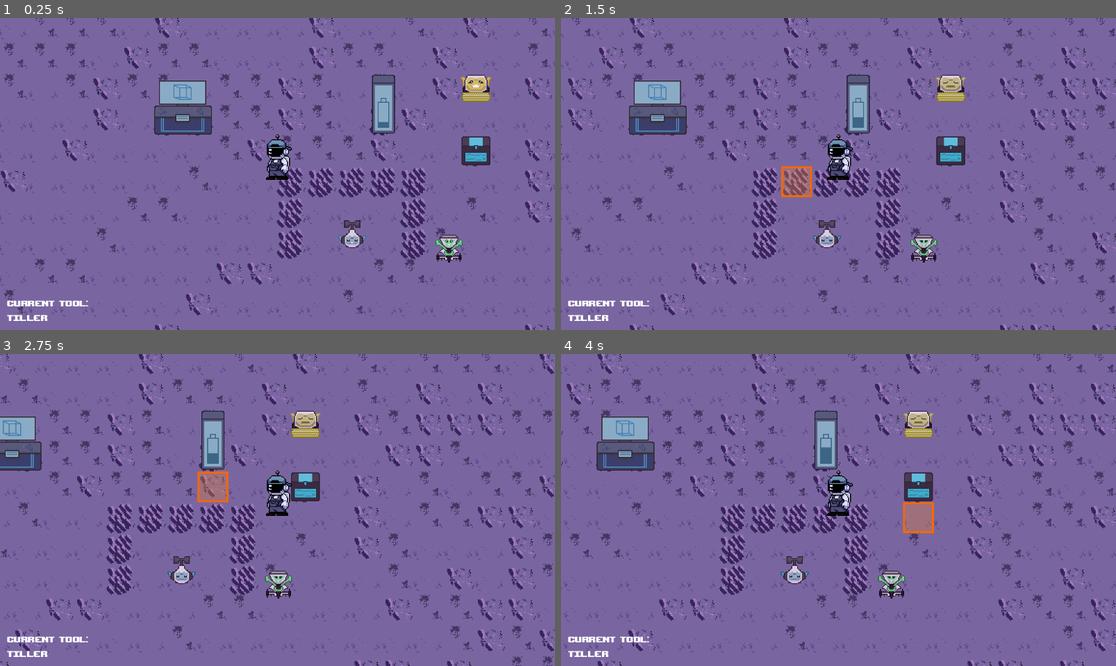
Above: before the commit, frames 1-4 (two rows, left to right).
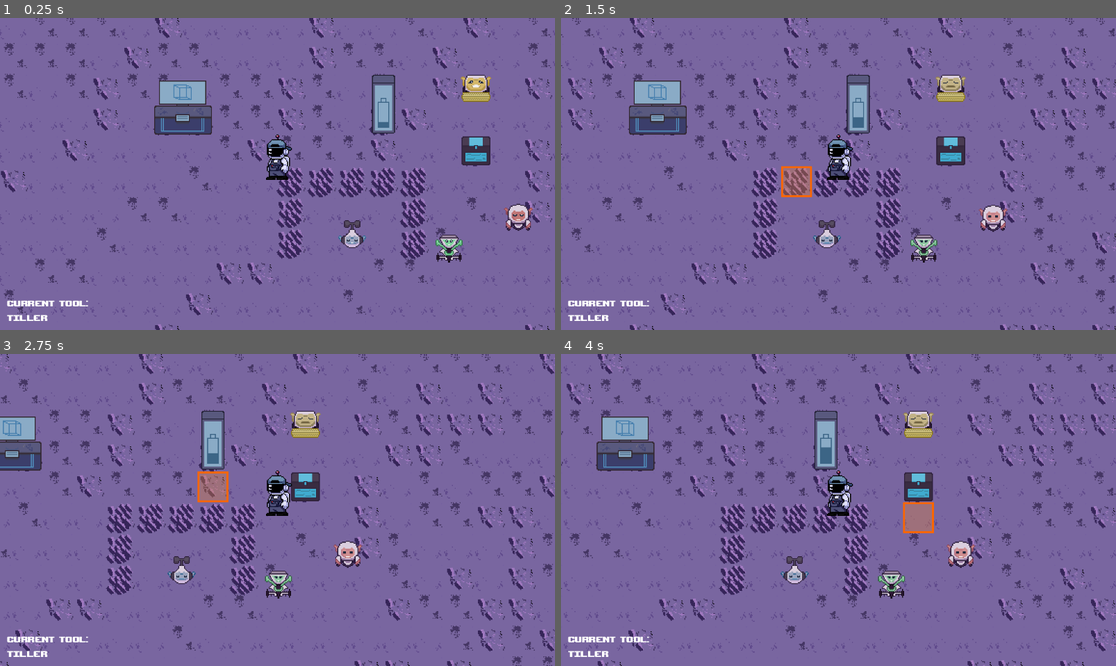
Above: after the commit, the same moments.

Repository: DevFTB/Moonbeam-Meadows
Game: Godot game, scene res://Level/moon.tscn
Same seed, same stepped clock (60 frames per second), same inputs: the game is played once before the commit and once after it.
Inputs (mouse positions are in pixels of both pictures, inside the frame that each line leads up to):
- Up to frame 1 (0.25 s): no input
- Up to frame 2 (1.5 s): tap Enter at 0.5 s; move the mouse to (960, 158) at 0.52 s; hold D (move_right) 0.53-1.25 s; hold E (interact) 0.53-1.25 s; click (960, 158) at 0.67 s; tap F (pickup) at 0.8 s; drag from (727, 189) to (860, 105) at 1.27 s
- Up to frame 3 (2.75 s): tap Space at 2 s; move the mouse to (333, 441) at 2.02 s; hold D (move_right) from 2.03 s (still down); hold E (interact) from 2.03 s (still down); tap F (pickup) at 2.3 s
- Up to frame 4 (4 s): release D (move_right) at 2.75 s; release E (interact) at 2.75 s; drag from (810, 572) to (572, 441) at 2.77 s; move the mouse to (1005, 556) at 3.52 s; hold A (move_left) from 3.53 s (still down); hold 1 (select_tool1) from 3.53 s (still down); tap F (pickup) at 3.8 s

The runs differ from the first frame. In frame 1, 0.3% of the frame differs, in the area x 60-96%, y 59-74%; in frame 2, 0.3%; in frame 3, 0.3%; in frame 4, 0.3%.

Commit message:
added fertiliser robot

Diff:
--- a/GUI/gui_theme.tres
+++ b/GUI/gui_theme.tres
@@ -70,7 +70,8 @@
 border_width_top = 8
 border_width_right = 8
 border_width_bottom = 8
-border_color = Color(0.458824, 0.513726, 0.898039, 1)
+border_color = Color(0.427451, 0.67451, 0.976471, 1)
+border_blend = true
 corner_radius_top_left = 16
 corner_radius_top_right = 16
 corner_radius_bottom_right = 16
--- /dev/null
+++ b/GUI/heading1_label_settings.tscn.tres
@@ -0,0 +1,7 @@
+[gd_resource type="LabelSettings" format=3 uid="uid://ct0g454548ged"]
+
+[resource]
+font_size = 36
+font_color = Color(0.721569, 0.439216, 0.972549, 1)
+outline_size = 8
+outline_color = Color(0, 0, 0, 1)
--- a/Level/DepositBox.gd
+++ b/Level/DepositBox.gd
@@ -77,6 +77,7 @@
 		var inventory = get_inventory(item.item_type)
 		inventory.remove(item, withdrawal[item])
 	pass # Replace with function body.
+
 func get_amount_of_unique_items() -> int:
 	var unique_items : int = 0
 	for child in inventories:
--- a/Level/Fertiliser/fertiliser_lunar_sprinkles.tres
+++ b/Level/Fertiliser/fertiliser_lunar_sprinkles.tres
@@ -1,20 +1,10 @@
-[gd_resource type="Resource" script_class="FertiliserResource" load_steps=5 format=3 uid="uid://d4eq6g7albnb4"]
+[gd_resource type="Resource" script_class="FertiliserResource" load_steps=3 format=3 uid="uid://d4eq6g7albnb4"]
 
-[ext_resource type="Script" path="res://Inventory/InventoryItem.gd" id="1_2u45p"]
+[ext_resource type="Resource" uid="uid://bmhfxgnjn0nux" path="res://Robots/FertiliserRobot/fertiliser_robot_item.tres" id="1_fhj64"]
 [ext_resource type="Script" path="res://Level/Fertiliser/FertiliserResource.gd" id="1_qampo"]
-
-[sub_resource type="AtlasTexture" id="AtlasTexture_iadkx"]
-
-[sub_resource type="Resource" id="Resource_33686"]
-script = ExtResource("1_2u45p")
-item_name = "Lunar Sprinkles"
-item_icon = SubResource("AtlasTexture_iadkx")
-item_type = 2
-buy_price = 8
-sell_price = 0
 
 [resource]
 script = ExtResource("1_qampo")
 fertiliser_name = "Lunar Sprinkles"
 growth_multiplier = 2
-fertiliser_item = SubResource("Resource_33686")
+fertiliser_item = ExtResource("1_fhj64")
--- /dev/null
+++ b/Level/Fertiliser/item_lunar_sprinkles.tres
@@ -0,0 +1,16 @@
+[gd_resource type="Resource" script_class="InventoryItem" load_steps=4 format=3 uid="uid://labeh87uavn3"]
+
+[ext_resource type="Script" path="res://Inventory/InventoryItem.gd" id="1_7w3mx"]
+[ext_resource type="Texture2D" uid="uid://klmhj7adxkvh" path="res://Level/Crops/crop_spritesheet.png" id="1_ma28r"]
+
+[sub_resource type="AtlasTexture" id="AtlasTexture_hxk04"]
+atlas = ExtResource("1_ma28r")
+region = Rect2(192, 32, 32, 32)
+
+[resource]
+script = ExtResource("1_7w3mx")
+item_name = "Lunar Sprinkles"
+item_icon = SubResource("AtlasTexture_hxk04")
+item_type = 2
+buy_price = 20
+sell_price = 10
--- a/Level/moon.tscn
+++ b/Level/moon.tscn
@@ -10,6 +10,7 @@
 [ext_resource type="PackedScene" uid="uid://si140o2awqdt" path="res://Level/Energy Station/energy_station.tscn" id="6_b6ae7"]
 [ext_resource type="Resource" uid="uid://choblhjhtnuhb" path="res://Robots/HarvestingRobot/harvesting_robot_resource.tres" id="6_iruk3"]
 [ext_resource type="Resource" uid="uid://cmt6nt2vgl4uy" path="res://Robots/PlanterRobot/planter_robot_resource.tres" id="7_ohfto"]
+[ext_resource type="Resource" uid="uid://f022kek71od4" path="res://Robots/FertiliserRobot/fertiliser_robot_resource.tres" id="8_0b4mc"]
 [ext_resource type="PackedScene" uid="uid://clviqes13sw1b" path="res://Level/Trade Station/trade_station.tscn" id="8_oo5fl"]
 [ext_resource type="Script" path="res://Level/DepositBox.gd" id="9_fo6d0"]
 [ext_resource type="Script" path="res://Inventory/InventoryComponent.gd" id="9_iadx0"]
@@ -23,6 +24,7 @@
 [ext_resource type="Script" path="res://Level/RobotInteractor.gd" id="11_dymyn"]
 [ext_resource type="Script" path="res://GUI/SelectionMarker.gd" id="12_fbvmq"]
 [ext_resource type="PackedScene" uid="uid://c6jj0bvpw078h" path="res://Level/Quests/quest_display.tscn" id="12_nsnn6"]
+[ext_resource type="Resource" uid="uid://labeh87uavn3" path="res://Level/Fertiliser/item_lunar_sprinkles.tres" id="13_tuac2"]
 [ext_resource type="Theme" uid="uid://c2bxfvlq30rpq" path="res://GUI/gui_theme.tres" id="13_yumjg"]
 [ext_resource type="Script" path="res://Level/Currency/CurrencyGUI.gd" id="14_cssu7"]
 [ext_resource type="Script" path="res://GUI/GUIManager.gd" id="14_qo620"]
@@ -37,6 +39,7 @@
 [ext_resource type="Script" path="res://Level/Currency/CurrencyManager.gd" id="20_wew0j"]
 [ext_resource type="Script" path="res://GUI/InventoryButtonList.gd" id="27_qww4w"]
 [ext_resource type="Script" path="res://GUI/ErrorPassLabel.gd" id="28_48y4d"]
+[ext_resource type="LabelSettings" uid="uid://ct0g454548ged" path="res://GUI/heading1_label_settings.tscn.tres" id="28_boey7"]
 [ext_resource type="Script" path="res://GUI/DepositBoxGUI.gd" id="28_lgf16"]
 [ext_resource type="Script" path="res://GUI/EnergyStationEnergyGUI.gd" id="29_0m65b"]
 [ext_resource type="Resource" uid="uid://bhgci1lelg6mr" path="res://Robots/WateringRobot/water_robot_resource.tres" id="30_acke8"]
@@ -44,6 +47,7 @@
 [ext_resource type="PackedScene" uid="uid://cnbuxj36mxtbt" path="res://Robots/WateringRobot/watering_robot.tscn" id="35_74b3b"]
 [ext_resource type="Script" path="res://GUI/EditingCamera.gd" id="37_irf5s"]
 [ext_resource type="PackedScene" uid="uid://c3ltrvep0lhxi" path="res://Robots/PlanterRobot/planter_robot.tscn" id="40_4ntqc"]
+[ext_resource type="PackedScene" uid="uid://c808s1n3o1ffb" path="res://Robots/FertiliserRobot/fertiliser_robot.tscn" id="44_cxftp"]
 
 [sub_resource type="RectangleShape2D" id="RectangleShape2D_m3fxa"]
 size = Vector2(30, 26)
@@ -81,12 +85,6 @@
 [sub_resource type="LabelSettings" id="LabelSettings_qc2v5"]
 font_size = 48
 font_color = Color(0.8, 0.615686, 0.984314, 1)
-outline_size = 8
-outline_color = Color(0, 0, 0, 1)
-
-[sub_resource type="LabelSettings" id="LabelSettings_tjvg7"]
-font_size = 36
-font_color = Color(0.721569, 0.439216, 0.972549, 1)
 outline_size = 8
 outline_color = Color(0, 0, 0, 1)
 
@@ -106,9 +104,6 @@
 corner_radius_top_right = 8
 corner_radius_bottom_right = 8
 corner_radius_bottom_left = 8
-
-[sub_resource type="LabelSettings" id="LabelSettings_pcxb4"]
-font_size = 32
 
 [sub_resource type="LabelSettings" id="LabelSettings_yxgws"]
 font_size = 48
@@ -141,7 +136,7 @@
 script = ExtResource("2_qn437")
 crops = Array[Resource("res://Level/Crops/CropResource.gd")]([ExtResource("3_v0lsh")])
 fertilisers = Array[Resource("res://Level/Fertiliser/FertiliserResource.gd")]([ExtResource("4_57r43")])
-robots = Array[Resource("res://Robots/RobotResource.gd")]([ExtResource("30_acke8"), ExtResource("6_iruk3"), ExtResource("7_ohfto")])
+robots = Array[Resource("res://Robots/RobotResource.gd")]([ExtResource("30_acke8"), ExtResource("6_iruk3"), ExtResource("7_ohfto"), ExtResource("8_0b4mc")])
 
 [node name="Entities" type="Node2D" parent="."]
 
@@ -157,7 +152,8 @@
 providing_items = true
 item_types = Array[int]([1, 0])
 initial_items = {
-ExtResource("10_bgtt6"): 5
+ExtResource("10_bgtt6"): 5,
+ExtResource("13_tuac2"): 5
 }
 gui = NodePath("../CanvasLayer/GUI/OverscreenUI/DepositBoxGUI")
 
@@ -683,7 +679,7 @@
 [node name="Label" type="Label" parent="CanvasLayer/GUI/OverscreenUI/EnergyStationGUI/Content/VBox/VBox/HBox/Robots/VBox"]
 layout_mode = 2
 text = "Robots"
-label_settings = SubResource("LabelSettings_tjvg7")
+label_settings = ExtResource("28_boey7")
 horizontal_alignment = 1
 
 [node name="RobotsArea" type="HBoxContainer" parent="CanvasLayer/GUI/OverscreenUI/EnergyStationGUI/Content/VBox/VBox/HBox/Robots/VBox"]
@@ -814,7 +810,7 @@
 [node name="Label" type="Label" parent="CanvasLayer/GUI/OverscreenUI/EnergyStationGUI/Content/VBox/VBox/HBox/Energy/VBoxContainer"]
 layout_mode = 2
 text = "Energy"
-label_settings = SubResource("LabelSettings_tjvg7")
+label_settings = ExtResource("28_boey7")
 horizontal_alignment = 1
 
 [node name="HBoxContainer" type="HBoxContainer" parent="CanvasLayer/GUI/OverscreenUI/EnergyStationGUI/Content/VBox/VBox/HBox/Energy/VBoxContainer"]
@@ -897,42 +893,45 @@
 grow_horizontal = 2
 grow_vertical = 2
 
-[node name="VBoxContainer4" type="VBoxContainer" parent="CanvasLayer/GUI/OverscreenUI/EnergyStationGUI/RobotSelectionPopup"]
-layout_mode = 1
-anchors_preset = 15
-anchor_right = 1.0
-anchor_bottom = 1.0
-offset_left = 14.0
-offset_top = 11.0
-offset_right = -12.0
-offset_bottom = -17.0
-grow_horizontal = 2
-grow_vertical = 2
-size_flags_horizontal = 3
-
-[node name="Label" type="Label" parent="CanvasLayer/GUI/OverscreenUI/EnergyStationGUI/RobotSelectionPopup/VBoxContainer4"]
-layout_mode = 2
-text = "Robots"
-label_settings = SubResource("LabelSettings_pcxb4")
-
-[node name="InventoryRobotGUI" type="VBoxContainer" parent="CanvasLayer/GUI/OverscreenUI/EnergyStationGUI/RobotSelectionPopup/VBoxContainer4" node_paths=PackedStringArray("inventory")]
-layout_mode = 2
-size_flags_vertical = 3
+[node name="MarginContainer" type="MarginContainer" parent="CanvasLayer/GUI/OverscreenUI/EnergyStationGUI/RobotSelectionPopup"]
+layout_mode = 1
+anchors_preset = 15
+anchor_right = 1.0
+anchor_bottom = 1.0
+grow_horizontal = 2
+grow_vertical = 2
+
+[node name="VBoxContainer4" type="VBoxContainer" parent="CanvasLayer/GUI/OverscreenUI/EnergyStationGUI/RobotSelectionPopup/MarginContainer"]
+layout_mode = 2
+size_flags_horizontal = 3
+
+[node name="Control" type="HBoxContainer" parent="CanvasLayer/GUI/OverscreenUI/EnergyStationGUI/RobotSelectionPopup/MarginContainer/VBoxContainer4"]
+layout_mode = 2
+
+[node name="Label" type="Label" parent="CanvasLayer/GUI/OverscreenUI/EnergyStationGUI/RobotSelectionPopup/MarginContainer/VBoxContainer4/Control"]
+layout_mode = 2
+text = "Choose"
+label_settings = ExtResource("28_boey7")
+
+[node name="Control" type="Control" parent="CanvasLayer/GUI/OverscreenUI/EnergyStationGUI/RobotSelectionPopup/MarginContainer/VBoxContainer4/Control"]
+layout_mode = 2
+size_flags_horizontal = 3
+
+[node name="ClosePopupButton" type="Button" parent="CanvasLayer/GUI/OverscreenUI/EnergyStationGUI/RobotSelectionPopup/MarginContainer/VBoxContainer4/Control"]
+custom_minimum_size = Vector2(40, 30)
+layout_mode = 2
+size_flags_horizontal = 3
+size_flags_vertical = 0
+text = "Close"
+
+[node name="PanelContainer" type="PanelContainer" parent="CanvasLayer/GUI/OverscreenUI/EnergyStationGUI/RobotSelectionPopup/MarginContainer/VBoxContainer4"]
+layout_mode = 2
+size_flags_vertical = 3
+
+[node name="InventoryRobotGUI" type="VBoxContainer" parent="CanvasLayer/GUI/OverscreenUI/EnergyStationGUI/RobotSelectionPopup/MarginContainer/VBoxContainer4/PanelContainer" node_paths=PackedStringArray("inventory")]
+layout_mode = 2
 script = ExtResource("27_qww4w")
-inventory = NodePath("../../../../../../../Player/RobotInventory")
-
-[node name="ClosePopupButton" type="Button" parent="CanvasLayer/GUI/OverscreenUI/EnergyStationGUI/RobotSelectionPopup"]
-custom_minimum_size = Vector2(40, 30)
-layout_mode = 1
-anchors_preset = 1
-anchor_left = 1.0
-anchor_right = 1.0
-offset_left = -115.0
-offset_top = 14.0
-offset_right = -19.0
-offset_bottom = 44.0
-grow_horizontal = 0
-text = "Close"
+inventory = NodePath("../../../../../../../../../Player/RobotInventory")
 
 [node name="DepositBoxGUI" type="Panel" parent="CanvasLayer/GUI/OverscreenUI"]
 visible = false
@@ -1062,6 +1061,10 @@
 
 [node name="PlanterRobot" parent="Robots" instance=ExtResource("40_4ntqc")]
 position = Vector2(596, 415)
+should_deposit = false
+
+[node name="FertiliserRobot" parent="Robots" instance=ExtResource("44_cxftp")]
+position = Vector2(668, 382)
 
 [node name="GridPathLine" type="Node2D" parent="."]
 script = ExtResource("19_gqpxo")
@@ -1085,7 +1088,7 @@
 [connection signal="pressed" from="CanvasLayer/GUI/OverscreenUI/EnergyStationGUI/Content/VBox/VBox/HBox/Robots/VBox/RobotsArea/AddFromInventory/RobotsListSection/AddRobotButton" to="CanvasLayer/GUI/OverscreenUI/EnergyStationGUI" method="_on_add_robot_button_pressed"]
 [connection signal="pressed" from="CanvasLayer/GUI/OverscreenUI/EnergyStationGUI/Content/VBox/VBox/HBox/Robots/VBox/RobotsArea/RobotDetailsPanel/RobotDetailsParent/RobotActionButtonGrid/EditPathButton" to="CanvasLayer/GUI/OverscreenUI/EnergyStationGUI" method="_on_edit_path_button_pressed"]
 [connection signal="pressed" from="CanvasLayer/GUI/OverscreenUI/EnergyStationGUI/Content/VBox/VBox/HBox/Energy/VBoxContainer/HBoxContainer/Control/VBoxContainer/AddUpgradeButton" to="CanvasLayer/GUI/OverscreenUI/EnergyStationGUI" method="_on_add_upgrade_button_pressed"]
-[connection signal="button_pressed" from="CanvasLayer/GUI/OverscreenUI/EnergyStationGUI/RobotSelectionPopup/VBoxContainer4/InventoryRobotGUI" to="CanvasLayer/GUI/OverscreenUI/EnergyStationGUI" method="_on_place_robot_gui_button_pressed"]
-[connection signal="pressed" from="CanvasLayer/GUI/OverscreenUI/EnergyStationGUI/RobotSelectionPopup/ClosePopupButton" to="CanvasLayer/GUI/OverscreenUI/EnergyStationGUI" method="_on_close_popup_button_pressed"]
+[connection signal="pressed" from="CanvasLayer/GUI/OverscreenUI/EnergyStationGUI/RobotSelectionPopup/MarginContainer/VBoxContainer4/Control/ClosePopupButton" to="CanvasLayer/GUI/OverscreenUI/EnergyStationGUI" method="_on_close_popup_button_pressed"]
+[connection signal="button_pressed" from="CanvasLayer/GUI/OverscreenUI/EnergyStationGUI/RobotSelectionPopup/MarginContainer/VBoxContainer4/PanelContainer/InventoryRobotGUI" to="CanvasLayer/GUI/OverscreenUI/EnergyStationGUI" method="_on_place_robot_gui_button_pressed"]
 [connection signal="pressed" from="CanvasLayer/GUI/PathSelectionGUI/ClearButton" to="CanvasLayer/GUI/PathSelectionGUI" method="_on_clear_button_pressed"]
 [connection signal="pressed" from="CanvasLayer/GUI/PathSelectionGUI/VBoxContainer/SaveButton" to="CanvasLayer/GUI/PathSelectionGUI" method="_on_save_button_pressed"]
--- /dev/null
+++ b/Robots/FertiliserRobot/FertiliserRobot.gd
@@ -0,0 +1,21 @@
+extends "res://Robots/Robot.gd"
+
+func can_do_action(grid_position):
+	var crop_entity = level.get_crop_entity(grid_position) as CropEntity
+	return crop_entity != null and not crop_entity.has_crop() and not crop_entity.fertilised
+
+func do_action(grid_position):
+	var selected = $FertiliserInventory.get_selected()
+	if level.fertilise_land(grid_position, selected):
+		$FertiliserInventory.remove(selected, 1)
+		super.do_action(grid_position)
+
+func power_down():
+	$WheelParticlesLeft.emitting = false
+	$WheelParticlesRight.emitting = false
+	super.power_down()
+
+func on_move_start():
+	$WheelParticlesLeft.emitting = true
+	$WheelParticlesRight.emitting = true
+	super.on_move_start()
--- /dev/null
+++ b/Robots/FertiliserRobot/fertiliser_robot.tscn
@@ -0,0 +1,74 @@
+[gd_scene load_steps=12 format=3 uid="uid://c808s1n3o1ffb"]
+
+[ext_resource type="Script" path="res://Robots/FertiliserRobot/FertiliserRobot.gd" id="1_ecb4k"]
+[ext_resource type="Resource" uid="uid://bmhfxgnjn0nux" path="res://Robots/FertiliserRobot/fertiliser_robot_item.tres" id="2_4ri60"]
+[ext_resource type="Material" uid="uid://d078y50m4caqj" path="res://Robots/dirt_particles.tres" id="3_2ee4m"]
+[ext_resource type="Texture2D" uid="uid://b0e7iq0qo58q4" path="res://Robots/robot_track_particle.png" id="4_8lltk"]
+[ext_resource type="SpriteFrames" uid="uid://bw6l4akd87abt" path="res://Robots/FertiliserRobot/fertiliser_robot_sprite_frames.tres" id="5_57vxv"]
+[ext_resource type="Script" path="res://Robots/RobotAnimationController.gd" id="6_mexv7"]
+[ext_resource type="Script" path="res://Robots/ProximityInteractor.gd" id="7_1k0xe"]
+[ext_resource type="Theme" uid="uid://c2bxfvlq30rpq" path="res://GUI/gui_theme.tres" id="8_h0yxy"]
+[ext_resource type="Script" path="res://Inventory/InventoryComponent.gd" id="9_ag85x"]
+
+[sub_resource type="CircleShape2D" id="CircleShape2D_we5yd"]
+
+[sub_resource type="CircleShape2D" id="CircleShape2D_74qjm"]
+radius = 41.0122
+
+[node name="FertiliserRobot" type="CharacterBody2D" groups=["robot"]]
+position = Vector2(496, 400)
+collision_layer = 2
+collision_mask = 7
+motion_mode = 1
+script = ExtResource("1_ecb4k")
+pickup_item = ExtResource("2_4ri60")
+should_withdraw = true
+
+[node name="WheelParticlesLeft" type="GPUParticles2D" parent="."]
+position = Vector2(-11, 0)
+emitting = false
+process_material = ExtResource("3_2ee4m")
+texture = ExtResource("4_8lltk")
+lifetime = 0.4
+explosiveness = 0.73
+
+[node name="WheelParticlesRight" type="GPUParticles2D" parent="."]
+position = Vector2(12, -1)
+emitting = false
+amount = 20
+process_material = ExtResource("3_2ee4m")
+texture = ExtResource("4_8lltk")
+lifetime = 0.4
+
+[node name="RobotAnimationController" type="AnimatedSprite2D" parent="."]
+position = Vector2(0, -10)
+sprite_frames = ExtResource("5_57vxv")
+animation = &"power_down"
+script = ExtResource("6_mexv7")
+
+[node name="CollisionShape2D" type="CollisionShape2D" parent="."]
+shape = SubResource("CircleShape2D_we5yd")
+
+[node name="ProximityInteractor" type="Area2D" parent="."]
+collision_layer = 0
+monitorable = false
+script = ExtResource("7_1k0xe")
+
+[node name="CollisionShape2D" type="CollisionShape2D" parent="ProximityInteractor"]
+shape = SubResource("CircleShape2D_74qjm")
+debug_color = Color(0.705882, 0.447059, 0.533333, 0.419608)
+
+[node name="ProgressBar" type="ProgressBar" parent="ProximityInteractor"]
+visible = false
+offset_left = -14.0
+offset_top = -38.0
+offset_right = 16.0
+offset_bottom = -28.0
+theme = ExtResource("8_h0yxy")
+value = 47.9
+show_percentage = false
+
+[node name="FertiliserInventory" type="Node" parent="."]
+script = ExtResource("9_ag85x")
+inventory_size = 30
+inventory_type = 2
--- /dev/null
+++ b/Robots/FertiliserRobot/fertiliser_robot_item.tres
@@ -0,0 +1,16 @@
+[gd_resource type="Resource" script_class="InventoryItem" load_steps=4 format=3 uid="uid://bmhfxgnjn0nux"]
+
+[ext_resource type="Texture2D" uid="uid://b7aq26lytmg1" path="res://Robots/FertiliserRobot/fertiliser_robot_powered.png" id="1_kt1m2"]
+[ext_resource type="Script" path="res://Inventory/InventoryItem.gd" id="2_mei8g"]
+
+[sub_resource type="AtlasTexture" id="AtlasTexture_adewq"]
+atlas = ExtResource("1_kt1m2")
+region = Rect2(0, 0, 32, 32)
+
+[resource]
+script = ExtResource("2_mei8g")
+item_name = "Fertliser Robot"
+item_icon = SubResource("AtlasTexture_adewq")
+item_type = 3
+buy_price = 20
+sell_price = 10
--- /dev/null
+++ b/Robots/FertiliserRobot/fertiliser_robot_resource.tres
@@ -0,0 +1,18 @@
+[gd_resource type="Resource" script_class="RobotResource" load_steps=6 format=3 uid="uid://f022kek71od4"]
+
+[ext_resource type="PackedScene" uid="uid://c808s1n3o1ffb" path="res://Robots/FertiliserRobot/fertiliser_robot.tscn" id="1_kaesi"]
+[ext_resource type="Texture2D" uid="uid://b7aq26lytmg1" path="res://Robots/FertiliserRobot/fertiliser_robot_powered.png" id="2_27xmv"]
+[ext_resource type="Resource" uid="uid://bmhfxgnjn0nux" path="res://Robots/FertiliserRobot/fertiliser_robot_item.tres" id="3_gmgj2"]
+[ext_resource type="Script" path="res://Robots/RobotResource.gd" id="4_2tlrr"]
+
+[sub_resource type="AtlasTexture" id="AtlasTexture_has88"]
+atlas = ExtResource("2_27xmv")
+region = Rect2(0, 0, 32, 32)
+
+[resource]
+script = ExtResource("4_2tlrr")
+robot_type_name = "Fertiliser Robot"
+robot_description = "A robot that fertilises shit"
+robot_icon = SubResource("AtlasTexture_has88")
+robot_item = ExtResource("3_gmgj2")
+entity_scene = ExtResource("1_kaesi")
--- /dev/null
+++ b/Robots/FertiliserRobot/fertiliser_robot_sprite_frames.tres
@@ -0,0 +1,97 @@
+[gd_resource type="SpriteFrames" load_steps=13 format=3 uid="uid://bw6l4akd87abt"]
+
+[ext_resource type="Texture2D" uid="uid://b7aq26lytmg1" path="res://Robots/FertiliserRobot/fertiliser_robot_powered.png" id="2_swyp2"]
+[ext_resource type="Texture2D" uid="uid://df16gcr50gxxf" path="res://Robots/FertiliserRobot/fertiliser_robot.png" id="3_emw3w"]
+
+[sub_resource type="AtlasTexture" id="AtlasTexture_xlao3"]
+atlas = ExtResource("3_emw3w")
+region = Rect2(96, 0, 32, 32)
+
+[sub_resource type="AtlasTexture" id="AtlasTexture_m0gsa"]
+atlas = ExtResource("3_emw3w")
+region = Rect2(128, 0, 32, 32)
+
+[sub_resource type="AtlasTexture" id="AtlasTexture_4qspe"]
+atlas = ExtResource("3_emw3w")
+region = Rect2(160, 0, 32, 32)
+
+[sub_resource type="AtlasTexture" id="AtlasTexture_hq08l"]
+atlas = ExtResource("3_emw3w")
+region = Rect2(160, 0, 32, 32)
+
+[sub_resource type="AtlasTexture" id="AtlasTexture_4g3ik"]
+atlas = ExtResource("3_emw3w")
+region = Rect2(128, 0, 32, 32)
+
+[sub_resource type="AtlasTexture" id="AtlasTexture_bapbj"]
+atlas = ExtResource("3_emw3w")
+region = Rect2(96, 0, 32, 32)
+
+[sub_resource type="AtlasTexture" id="AtlasTexture_dsmq8"]
+atlas = ExtResource("2_swyp2")
+region = Rect2(0, 0, 32, 32)
+
+[sub_resource type="AtlasTexture" id="AtlasTexture_32df3"]
+atlas = ExtResource("2_swyp2")
+region = Rect2(32, 0, 32, 32)
+
+[sub_resource type="AtlasTexture" id="AtlasTexture_53427"]
+atlas = ExtResource("2_swyp2")
+region = Rect2(64, 0, 32, 32)
+
+[sub_resource type="AtlasTexture" id="AtlasTexture_rmtuc"]
+atlas = ExtResource("3_emw3w")
+region = Rect2(160, 0, 32, 32)
+
+[resource]
+animations = [{
+"frames": [{
+"duration": 1.0,
+"texture": SubResource("AtlasTexture_xlao3")
+}, {
+"duration": 1.0,
+"texture": SubResource("AtlasTexture_m0gsa")
+}, {
+"duration": 1.0,
+"texture": SubResource("AtlasTexture_4qspe")
+}],
+"loop": false,
+"name": &"power_down",
+"speed": 5.0
+}, {
+"frames": [{
+"duration": 1.0,
+"texture": SubResource("AtlasTexture_hq08l")
+}, {
+"duration": 1.0,
+"texture": SubResource("AtlasTexture_4g3ik")
+}, {
+"duration": 1.0,
+"texture": SubResource("AtlasTexture_bapbj")
+}],
+"loop": false,
+"name": &"power_up",
+"speed": 5.0
+}, {
+"frames": [{
+"duration": 1.0,
+"texture": SubResource("AtlasTexture_dsmq8")
+}, {
+"duration": 1.0,
+"texture": SubResource("AtlasTexture_32df3")
+}, {
+"duration": 1.0,
+"texture": SubResource("AtlasTexture_53427")
+}],
+"loop": true,
+"name": &"powered",
+"speed": 1.0
+}, {
+"frames": [{
+"duration": 1.0,
+"texture": SubResource("AtlasTexture_rmtuc")
+}],
+"loop": true,
+"name": &"unpowered",
+"speed": 5.0
+}]
--- a/Robots/PlanterRobot/PlanterRobot.gd
+++ b/Robots/PlanterRobot/PlanterRobot.gd
@@ -1,4 +1,4 @@
-extends Robot
+extends "res://Robots/Robot.gd"
 
 func can_do_action(grid_position):
 	var crop_entity = level.get_crop_entity(grid_position)
--- a/Robots/PlanterRobot/planter_robot.tscn
+++ b/Robots/PlanterRobot/planter_robot.tscn
@@ -22,6 +22,7 @@
 motion_mode = 1
 script = ExtResource("1_47d1a")
 pickup_item = ExtResource("2_mo584")
+should_deposit = null
 should_withdraw = true
 
 [node name="WheelParticlesLeft" type="GPUParticles2D" parent="."]
--- a/Robots/Robot.gd
+++ b/Robots/Robot.gd
@@ -264,3 +264,10 @@
 	if parent_energy_station != null:
 		parent_energy_station.remove_robot(self)
 	queue_free()
+
+func get_inventory(item_type: InventoryItem.ItemType) -> InventoryComponent:
+	var invs = inventories.filter(func(x): return x.inventory_type == item_type)
+	if not invs.is_empty():
+		return invs.front()
+	else:
+		return null
Not shown: 1 places in Level/moon.tscn that only renumber resources
Binary file added: Robots/FertiliserRobot/fertiliser_robot.png
Not shown, added: Robots/FertiliserRobot/fertiliser_robot.png.import
Binary file added: Robots/FertiliserRobot/fertiliser_robot_powered.png
Not shown, added: Robots/FertiliserRobot/fertiliser_robot_powered.png.import
Binary file changed: Robots/HarvestingRobot/harvesting_robot.png
Not shown: 2 places in Robots/PlanterRobot/planter_robot_sprite_frames.tres that only renumber resources
Binary file changed: Robots/WateringRobot/watering_robot.png
Binary file changed: Robots/WateringRobot/watering_robot_power_down.png
Binary file changed: Robots/WateringRobot/watering_robot_unpowered.png
